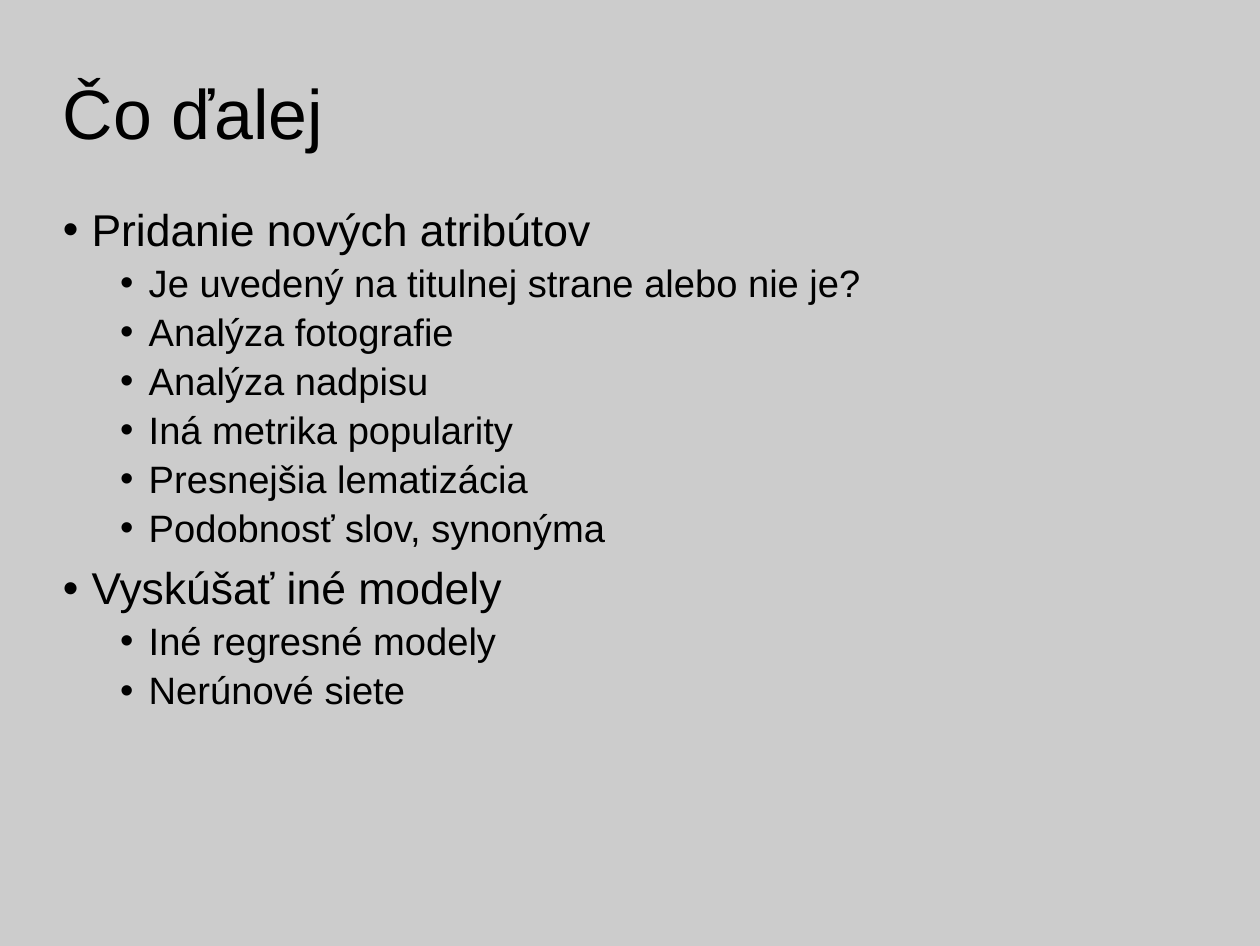
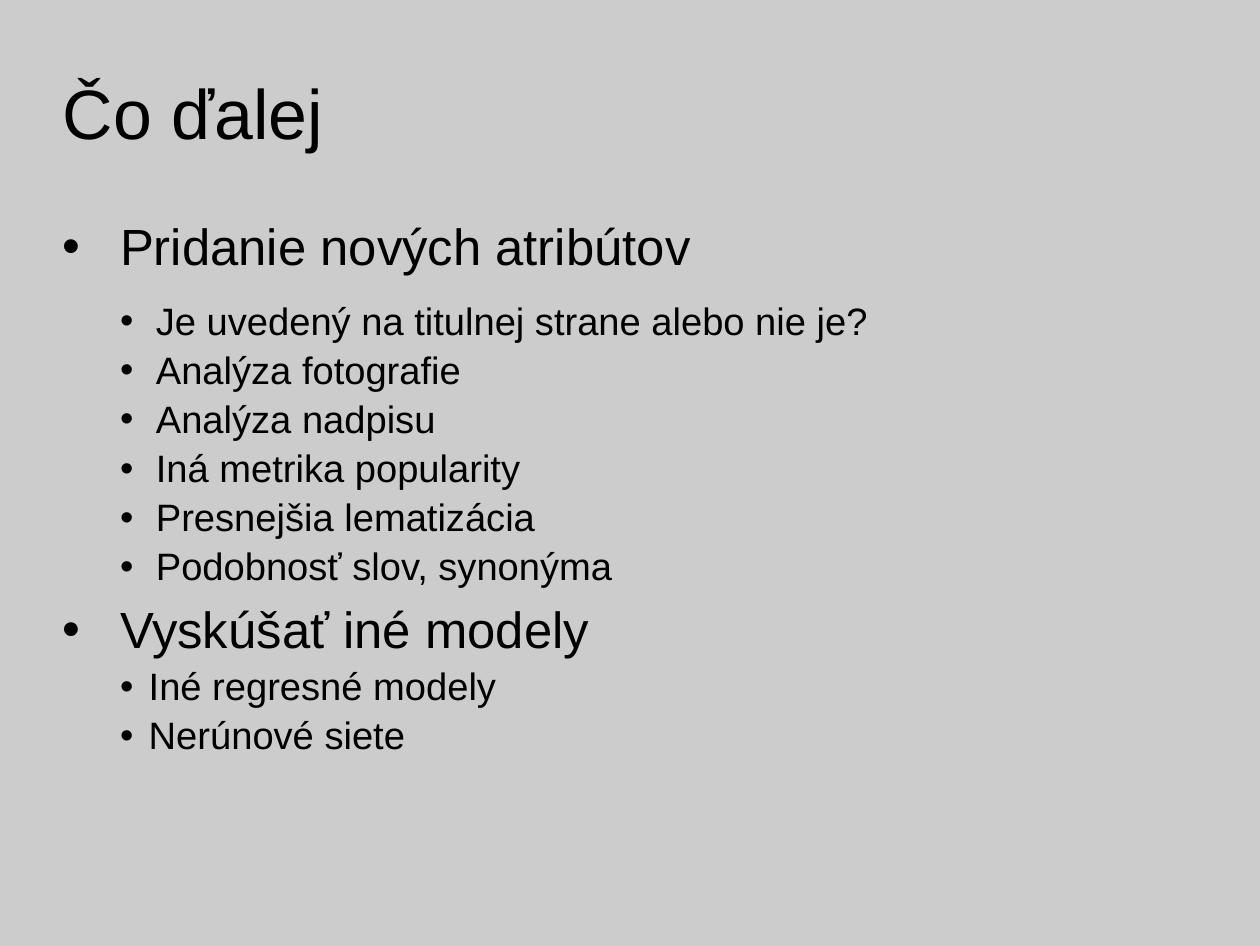
Before and after one commit to PeterUherek/objavovanie, a slide deck: slide 12 of prezentacia.pptx. Drawn at 1260x946 pixels with LibreOffice and Linux fonts; fonts in the diff are those of the drawing. Boxes give left, top, right and bottom in pixels: in the first picture for what was removed or moved away, otherwise in the second. Text is boxed around its words. In the diff, an @@ line names an element or a change of style, - is before the commit and + after.

```diff
--- a/prezentacia.pptx
+++ b/prezentacia.pptx
@@ text "Pridanie nových atribútov": place and size @@
-text "Pridanie nových atribútov" at [92,213,860,705]
+text "Pridanie nových atribútov" at [120,227,868,750]
@@ text "Pridanie nových atribútov" at [120,227,868,750]: vertical alignment middle to top @@
@@ text at [120,227,868,659]: size 28 to 32 pt in "Pridanie nových atribútov", "Vyskúšať iné modely"; indent changed; list level 2 to 3 in "Je uvedený na titulnej strane ..."; list level 2 to 3 in "Analýza fotografie"; list level 2 to 3 in "Analýza nadpisu"; list level 2 to 3 in "Iná metrika popularity"; list level 2 to 3 in "Presnejšia lematizácia"; list level 2 to 3 in "Podobnosť slov, synonýma" @@
```
Also in this commit, not shown: 4 other slides changed, 2 other files.
